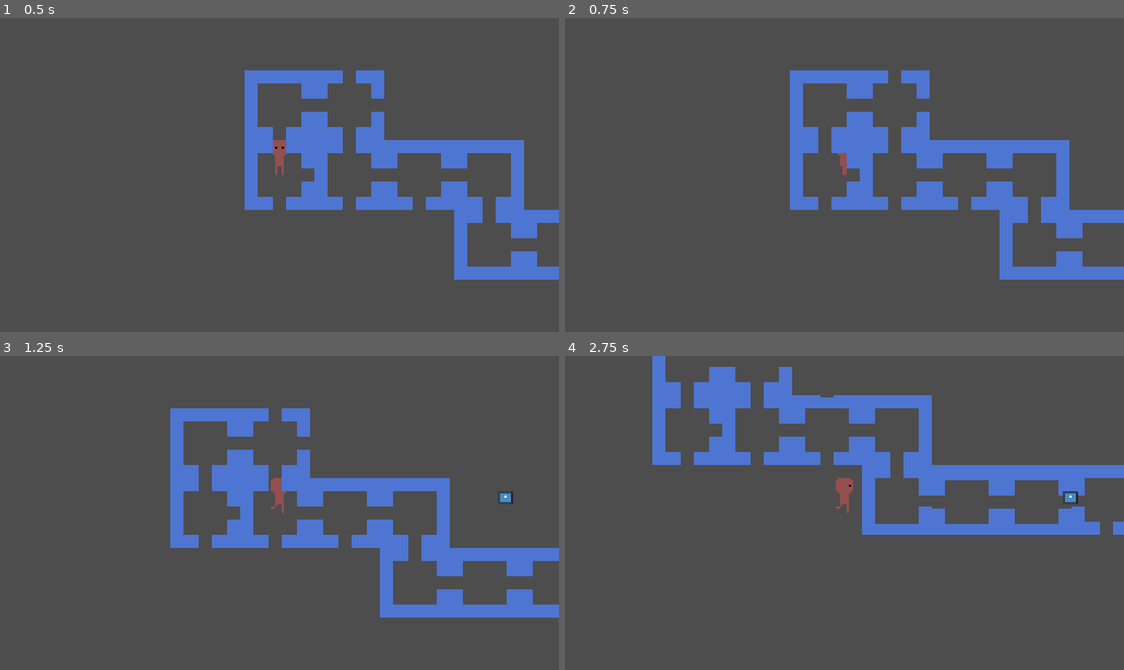
Above: before the commit, frames 1-4 (two rows, left to right).
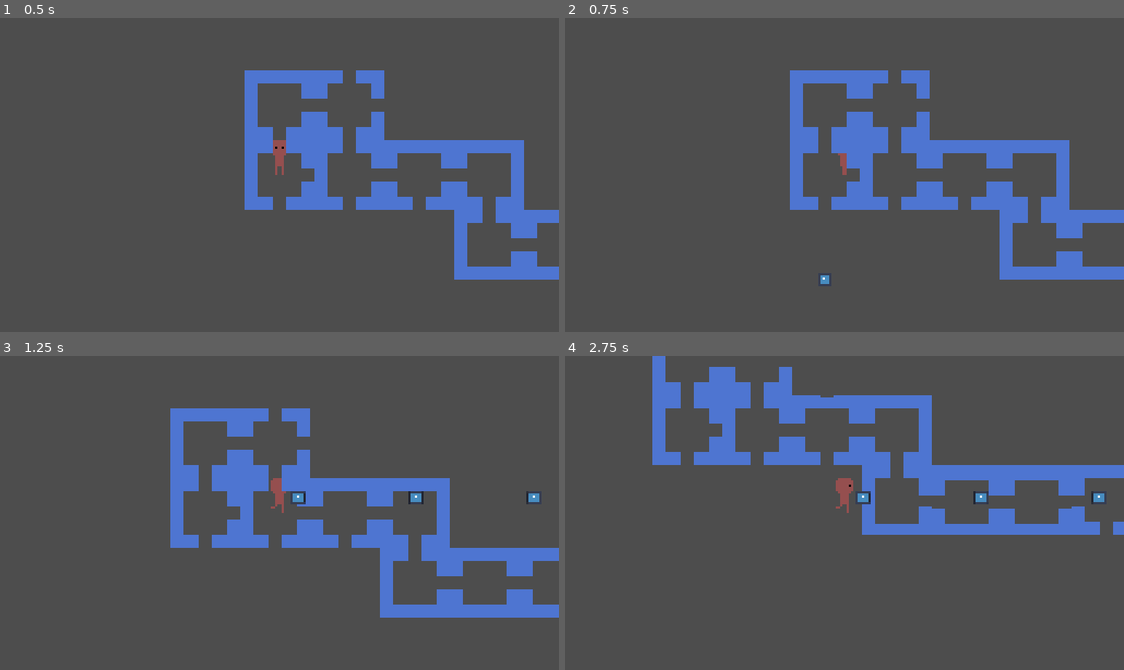
Above: after the commit, the same moments.

Repository: HarryDCheese/team-first-game
Game: Godot game, scene res://scene/world/main.tscn
The game is run twice, just before and just after one commit, with the same random seed, the same clock (stepped at 60 frames per second) and the same inputs. This scene is started directly instead of the project's main scene. The engine's default icon, where the game draws it, is replaced by a stand-in: a white triangle on a blue panel in a dark square.
Inputs:
- Up to frame 1 (0.5 s): no input
- Up to frame 2 (0.75 s): tap Enter at 0.5 s; hold Right (move_right) from 0.53 s (still down); hold K (shoot, bound only after the commit) from 0.53 s (still down)
- Up to frame 3 (1.25 s): keep holding Right (move_right); keep holding K (shoot, bound only after the commit); tap J (shoot, bound only before the commit) at 0.8 s
- Up to frame 4 (2.75 s): release Right (move_right) at 1.28 s; release K (shoot, bound only after the commit) at 1.28 s; hold Down (move_down) 1.28-2.03 s; tap J (shoot, bound only before the commit) at 1.35, 2.3 s; tap K (shoot, bound only after the commit) at 1.55 s; hold Right (move_right) from 2.03 s (still down); hold K (shoot, bound only after the commit) from 2.03 s (still down)

Frame 1 is identical in both runs. In frame 2, less than 0.1% of the frame differs, in the area x 45-48%, y 81-85%; in frame 3, 0.3%, in the area x 52-97%, y 43-48%; in frame 4, 0.3%.

Commit message:
Improving FSM, adding Combat FSM
Combat FSM includes Shooting and Attacking (Melee) States, which are executed independently based on input.
Change Shooting input from J to K.
Attacking input is J.
Dashing when input attacking, for testing.

Diff:
--- a/project.godot
+++ b/project.godot
@@ -50,7 +50,12 @@
 }
 shoot={
 "deadzone": 0.2,
-"events": [Object(InputEventKey,"resource_local_to_scene":fa …(141 unchanged characters)… ":false,"keycode":0,"physical_keycode":74,"key_label":0,"unicode":74,"location":0,"echo":false,"script":null)
+"events": [Object(InputEventKey,"resource_local_to_scene":fa …(141 unchanged characters)… ":false,"keycode":0,"physical_keycode":75,"key_label":0,"unicode":75,"location":0,"echo":false,"script":null)
+]
+}
+primary_attack={
+"deadzone": 0.2,
+"events": [Object(InputEventKey,"resource_local_to_scene":false,"resource_name":"","device":-1,"window_id":0,"alt_pressed":false,"shift_pressed":false,"ctrl_pressed":false,"meta_pressed":false,"pressed":false,"keycode":0,"physical_keycode":74,"key_label":0,"unicode":106,"location":0,"echo":false,"script":null)
 ]
 }
 
--- a/scene/player/Player.tscn
+++ b/scene/player/Player.tscn
@@ -8,6 +8,8 @@
 [ext_resource type="Script" uid="uid://oel44u8mmbiu" path="res://scripts/projectile/Shooting.gd" id="6_xewb5"]
 [ext_resource type="PackedScene" uid="uid://43fu1msac8to" path="res://scripts/projectile/projectile.tscn" id="7_4kw3b"]
 [ext_resource type="Script" uid="uid://cgoxuh2ulx5hy" path="res://scene/player/scripts/HandleAnimation.gd" id="8_4kw3b"]
+[ext_resource type="Script" uid="uid://5nwm0kgxg4y3" path="res://scene/player/scripts/PlayerShootingState.gd" id="8_a5dh7"]
+[ext_resource type="Script" uid="uid://djldwr1ofer3f" path="res://scene/player/scripts/PlayerAttackingState.gd" id="9_c12fn"]
 
 [sub_resource type="CircleShape2D" id="CircleShape2D_vxvf7"]
 
@@ -133,19 +135,22 @@
 script = ExtResource("3_vxvf7")
 initial_state = NodePath("Idle")
 
-[node name="Idle" type="Node" parent="FSM/MovementFSM" node_paths=PackedStringArray("animator")]
+[node name="Idle" type="Node" parent="FSM/MovementFSM"]
 script = ExtResource("4_j6a40")
-animator = NodePath("../../HandleAnimation")
 
-[node name="Moving" type="Node" parent="FSM/MovementFSM" node_paths=PackedStringArray("animator")]
+[node name="Moving" type="Node" parent="FSM/MovementFSM"]
 script = ExtResource("5_ov1nj")
-animator = NodePath("../../HandleAnimation")
 
-[node name="CombatFSM" type="Node" parent="FSM"]
+[node name="CombatFSM" type="Node" parent="FSM" node_paths=PackedStringArray("initial_state")]
+script = ExtResource("3_vxvf7")
+initial_state = NodePath("Shooting")
 
-[node name="Projectile" type="Node" parent="FSM/CombatFSM"]
+[node name="Shooting" type="Node" parent="FSM/CombatFSM" node_paths=PackedStringArray("gun")]
+script = ExtResource("8_a5dh7")
+gun = NodePath("../../../Gunpoint")
 
-[node name="Melee" type="Node" parent="FSM/CombatFSM"]
+[node name="Attacking" type="Node" parent="FSM/CombatFSM"]
+script = ExtResource("9_c12fn")
 
 [node name="HandleAnimation" type="Node" parent="FSM" node_paths=PackedStringArray("animation")]
 script = ExtResource("8_4kw3b")
--- a/scene/player/PlayerMain.gd
+++ b/scene/player/PlayerMain.gd
@@ -1,17 +1,14 @@
 extends CharacterBody2D
 class_name PlayerMain
 
-@onready var gun: Marker2D = $Gunpoint
-
 @export var animator: HandleAnimation
 @export var last_dir : String
+var dir: Vector2
 
-func _process(delta: float) -> void:
-	if Input.is_action_pressed("shoot"):
-		gun.shoot(get_shoot_direction())
+func _process(_delta):
+	dir = handle_direction()
 
-
-func get_shoot_direction() -> Vector2:
+func handle_direction():
 	match last_dir:
 		"up": return Vector2.UP
 		"down": return Vector2.DOWN
--- /dev/null
+++ b/scene/player/scripts/PlayerAttackingState.gd
@@ -0,0 +1,28 @@
+extends State
+class_name PlayerAttacking
+
+var player: CharacterBody2D
+
+#For testing input
+var dash_speed:= 200.0
+
+func dashing():
+	player.velocity = player.dir * dash_speed
+	player.move_and_slide()
+
+#No more testing
+
+func Enter():
+	player = get_tree().get_first_node_in_group("Player")
+
+func Update(_delta):
+	handle_attacking()
+	handle_transition("Shooting")
+
+func handle_attacking():
+	if Input.is_action_just_pressed("primary_attack"):
+		dashing() #For testing
+
+func handle_transition(new_state: String):
+	if Input.is_action_pressed("shoot"):
+		state_transition.emit(self, new_state)
--- a/scene/player/scripts/PlayerIdleState.gd
+++ b/scene/player/scripts/PlayerIdleState.gd
@@ -1,20 +1,20 @@
 extends State
 class_name PlayerIdle
 
-@export var animator: HandleAnimation
 var player : CharacterBody2D
 
 func Enter():
 	player = get_tree().get_first_node_in_group("Player")
 
 func Update(_delta):
-	if (Input.get_vector("move_left","move_right","move_up", "move_down")):
-		handle_transition("Moving")
+
+	handle_transition("Moving")
 
 	handle_animation()
 
 func handle_transition(new_state: String):
-	state_transition.emit(self, new_state)
+	if (Input.get_vector("move_left","move_right","move_up", "move_down")):
+		state_transition.emit(self, new_state)
 
 func handle_animation():
-	animator.play_idle(player.last_dir)
+	player.animator.play_idle(player.last_dir)
--- a/scene/player/scripts/PlayerMovingState.gd
+++ b/scene/player/scripts/PlayerMovingState.gd
@@ -2,9 +2,9 @@
 class_name PlayerMoving
 
 var input_dir
+var player: CharacterBody2D
+
 @export var move_speed:= 50
-@onready var player: CharacterBody2D
-@export var animator: HandleAnimation
 
 
 func Enter():
@@ -15,18 +15,16 @@
 	handle_direction()
 	handle_animation()
 	handle_movement()
+	handle_transition("Idle")
 
 func handle_movement():
 	player.velocity = input_dir * move_speed
 	player.move_and_slide()
 
-	if input_dir == Vector2.ZERO:
-		handle_transition("Idle")
-
 func handle_direction():
 	if abs(input_dir.x) > abs(input_dir.y):
 		player.last_dir = "side"
-		animator.animation.flip_h = input_dir.x < 0
+		player.animator.animation.flip_h = input_dir.x < 0
 	else:
 		if input_dir.y > 0:
 			player.last_dir = "down"
@@ -37,7 +35,8 @@
 	input_dir = Input.get_vector("move_left","move_right","move_up", "move_down")
 
 func handle_transition(new_state: String):
-	state_transition.emit(self, new_state)
+	if input_dir == Vector2.ZERO:
+		state_transition.emit(self, new_state)
 
 func handle_animation():
-	animator.play_moving(player.last_dir)
+	player.animator.play_moving(player.last_dir)
--- /dev/null
+++ b/scene/player/scripts/PlayerShootingState.gd
@@ -0,0 +1,20 @@
+extends State
+class_name PlayerShooting
+
+@export var gun: Marker2D
+var player : CharacterBody2D
+
+func Enter():
+	player = get_tree().get_first_node_in_group("Player")
+
+func Update(_delta):
+	handle_shooting()
+	handle_transition("Attacking")
+
+func handle_shooting():
+	if Input.is_action_pressed("shoot"):
+		gun.shoot(player.dir)
+
+func handle_transition(new_state: String):
+	if Input.is_action_pressed("primary_attack"):
+		state_transition.emit(self, new_state)
Not shown: 1 places in scene/player/Player.tscn that only renumber resources
Not shown, added: scene/player/scripts/PlayerAttackingState.gd.uid
Not shown, added: scene/player/scripts/PlayerShootingState.gd.uid
